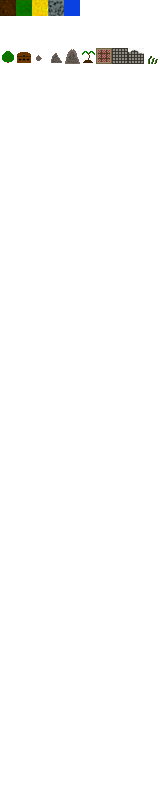
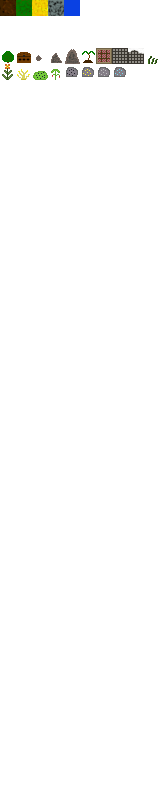
Layer changes from the first 160x800 image to the second:
painted on "Background" over box(2, 64, 126, 80)
